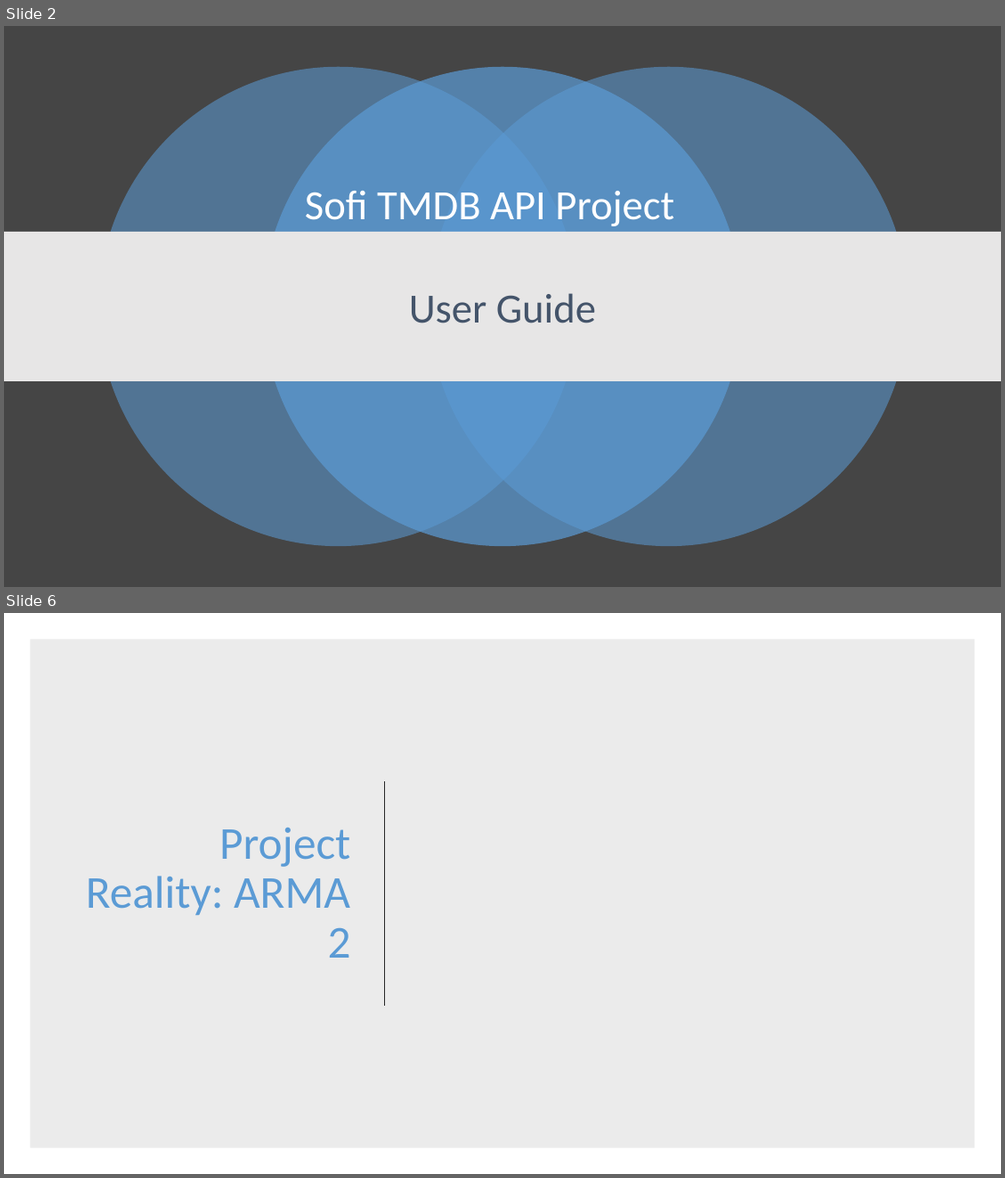
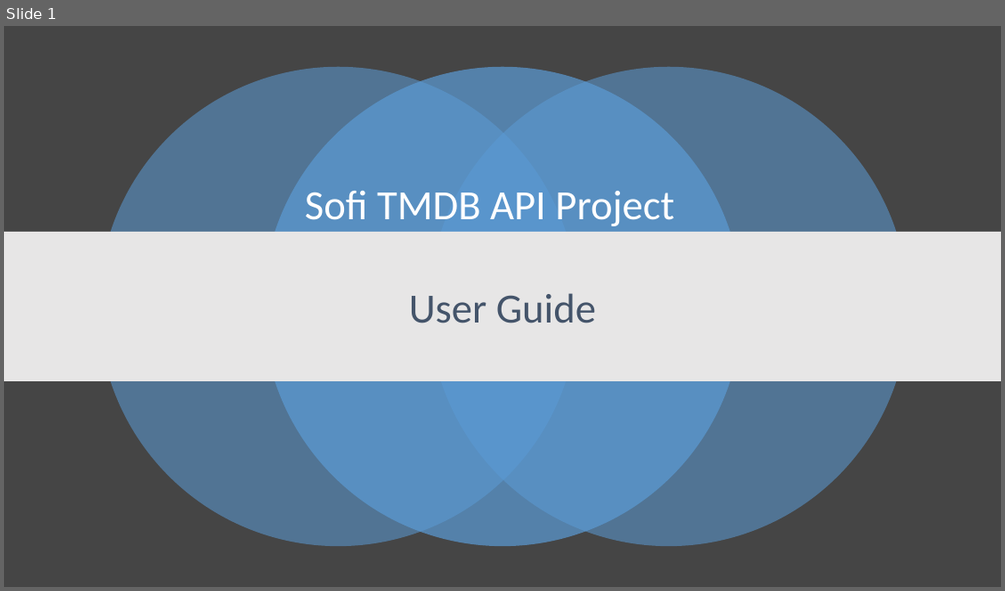
Before and after one commit to arpans2112/SoFi_TMDB_API_Project, a slide deck: SoFi TMDB Api Project User Guide.pptx. Shown one above the other, each under a label of ours: slides 2 and 6 before the commit, slide 1 after it; the slides between them are not shown. The pictures are 1005x1178 and 1005x591 pixels, drawn with LibreOffice and Linux fonts; fonts in the diff are those of the drawing. Boxes give left, top, right and bottom in pixels: in the first picture for what was removed or moved away, otherwise in the second. Text is boxed around its words. In the diff, an @@ line names an element or a change of style, - is before the commit and + after.

Commit message:
Sofi TMDB Api project User Guide is updated

```diff
--- a/SoFi TMDB Api Project User Guide.pptx
+++ b/SoFi TMDB Api Project User Guide.pptx
@@ slide 6 removed at bbox=[4, 613, 1001, 1174], background #FFFFFF @@
@@ rectangle removed at bbox=[30, 639, 975, 1148] @@
@@ line removed from (385, 781) to (385, 1005) @@
@@ title removed at bbox=[86, 827, 351, 957] @@
-Project Reality: ARMA 2
@@ what was slide 2 is now slide 1 @@
```
Also in this commit, not shown: 1 slide changed, 2 slides added, 6 other slides removed.
